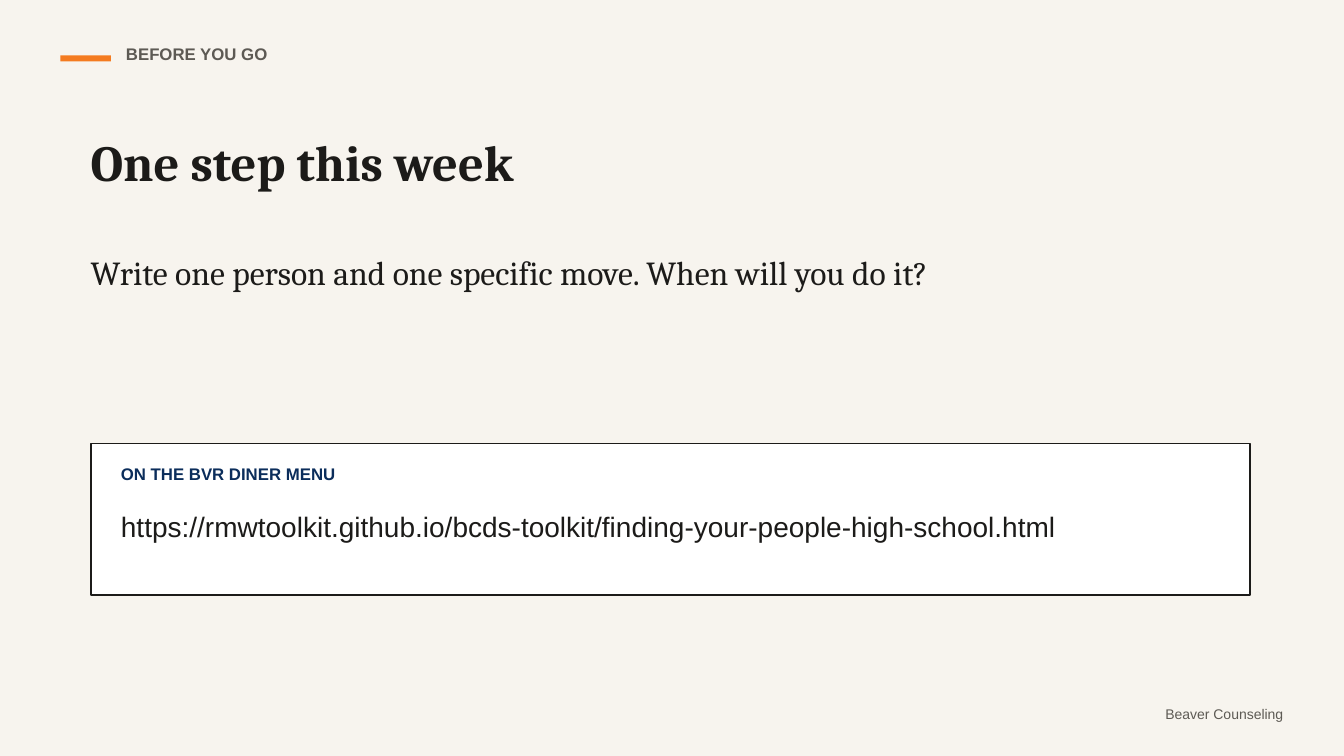
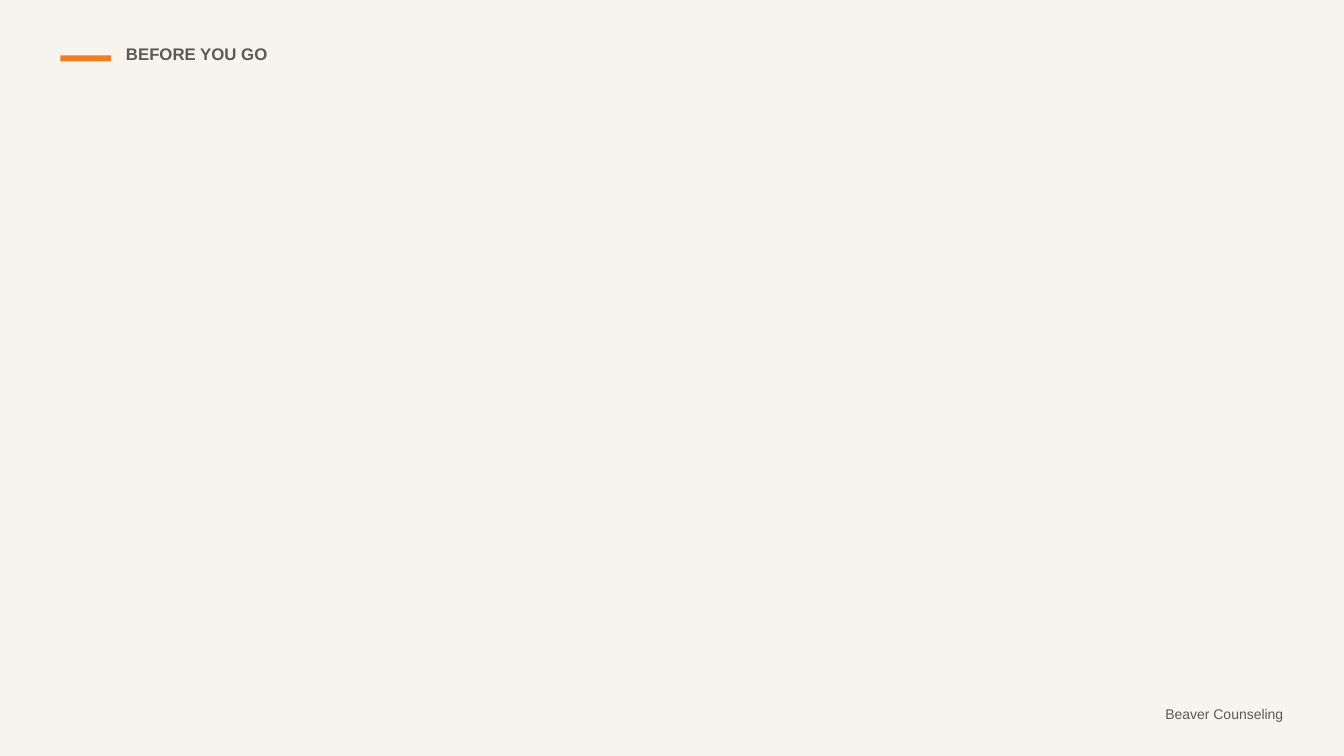
Before and after one commit to rmwtoolkit/bcds-toolkit, a slide deck: slide 25 of decks/finding-your-people-lesson-v2.pptx (slide 13 before the commit). Drawn at 1344x756 pixels with LibreOffice and Linux fonts; fonts in the diff are those of the drawing; background and template pictures are left out. Boxes give left, top, right and bottom in pixels: in the first picture for what was removed or moved away, otherwise in the second. Text is boxed around its words. In the diff, an @@ line names an element or a change of style, - is before the commit and + after.

```diff
--- a/decks/finding-your-people-lesson-v2.pptx
+++ b/decks/finding-your-people-lesson-v2.pptx
@@ text removed at [91, 146, 513, 192] @@
-One step this week
@@ text removed at [91, 261, 927, 293] @@
-Write one person and one specific move. When will you do it?
@@ rectangle removed at [91, 444, 1250, 595] @@
@@ text removed at [121, 468, 335, 480] @@
-ON THE BVR DINER MENU
@@ text removed at [121, 516, 1055, 542] @@
-https://rmwtoolkit.github.io/bcds-toolkit/finding-your-people-high-school.html
```
Also in this commit, not shown: 9 other slides changed, 16 slides added, 4 slides removed, 2 other files.
